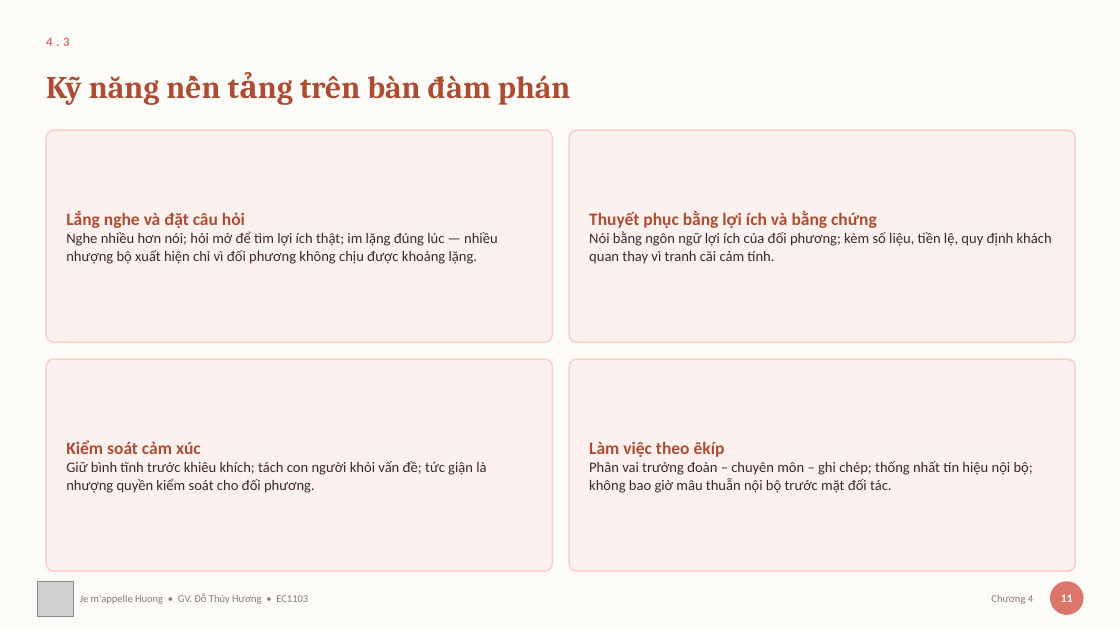
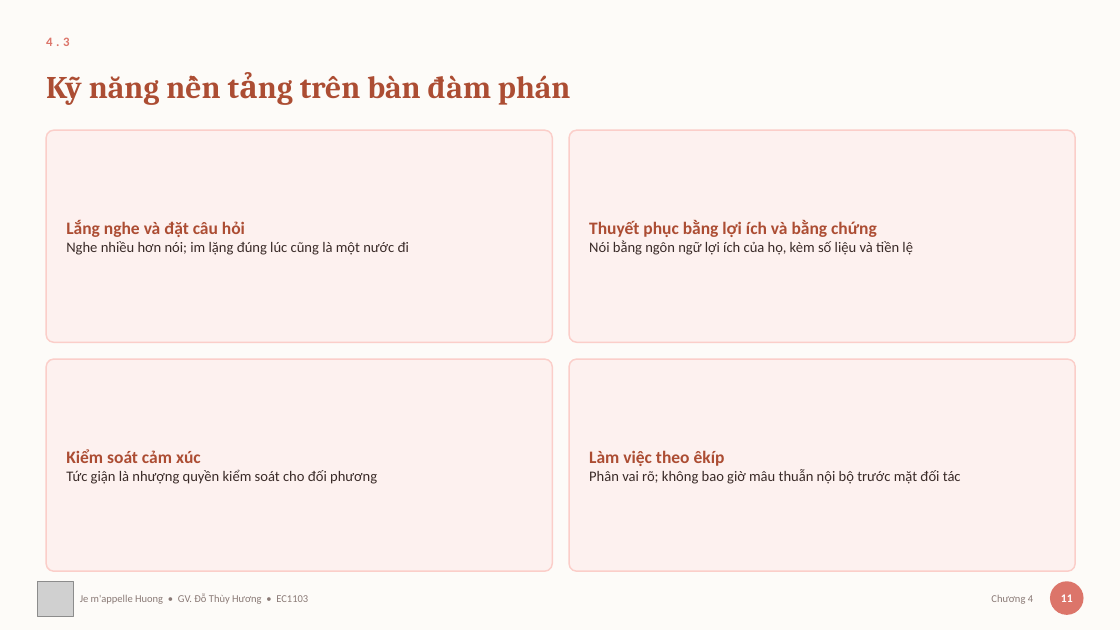
Before and after one commit to thuyhuongctu/ComDraft, a slide deck: slide 15 of slides/04-dam-phan.pptx. Drawn at 1120x630 pixels with LibreOffice and Linux fonts; fonts in the diff are those of the drawing; grey boxes stand for pictures. Boxes give left, top, right and bottom in pixels: in the first picture for what was removed or moved away, otherwise in the second. Text is boxed around its words. In the diff, an @@ line names an element or a change of style, - is before the commit and + after.

Commit message:
Bớt chữ trên slide Chương 3, 4 và 5
Tiếp đợt bớt chữ, vẫn theo quy ước Chương 1 đã đặt: thân thẻ rút từ câu văn
28–41 chữ xuống cụm 8–14 chữ, đoạn văn bị rút đưa vào ghi chú giảng bài dưới
mục "NÓI ĐỦ Ý (phần đã rút khỏi slide)".

                trước      sau
  Chương 3      97,0  →   80,1 chữ/slide
  Chương 4      98,9  →   82,5
  Chương 5      91,8  →   78,9

Cả năm chương bài giảng nay nằm trong khoảng 76–83 chữ mỗi slide, thay vì
95–105 như trước.

91 thân thẻ đổi chữ, 20 khối NÓI ĐỦ Ý thêm vào ghi chú.

Không đụng tới slide hoạt động nhóm và slide bài tập — những slide ấy giao
nhiệm vụ cho sinh viên nên phải viết đủ, rút gọn là mất thông tin. Cũng
không đụng năm slide đã thay bằng hình, vì chữ trên đó bị add_images.py xoá
lúc dựng.

Đã chạy lại xuat_slide.py, 131 ảnh trong ứng dụng khớp bộ slide mới. Nâng
PHIEN_BAN lên comdraft-v20. Bộ kiểm tra 24/24.

Còn lại: ba bài thực hành (bai-2 vẫn 111 chữ/slide, dày nhất), và bộ slide
tiếng Anh.

```diff
--- a/slides/04-dam-phan.pptx
+++ b/slides/04-dam-phan.pptx
@@ text at box(66, 241, 409, 255): text changed @@
-Nghe nhiều hơn nói; hỏi mở để tìm lợi ích thật; im lặng đúng lúc — nhiều nhượng bộ xuất hiện chỉ vì đối phương không chịu được khoảng lặng.
+Nghe nhiều hơn nói; im lặng đúng lúc cũng là một nước đi
@@ text at box(589, 240, 913, 255): text changed @@
-Nói bằng ngôn ngữ lợi ích của đối phương; kèm số liệu, tiền lệ, quy định khách quan thay vì tranh cãi cảm tính.
+Nói bằng ngôn ngữ lợi ích của họ, kèm số liệu và tiền lệ
@@ text at box(66, 469, 377, 484): text changed @@
-Giữ bình tĩnh trước khiêu khích; tách con người khỏi vấn đề; tức giận là nhượng quyền kiểm soát cho đối phương.
+Tức giận là nhượng quyền kiểm soát cho đối phương
@@ text at box(589, 469, 961, 484): text changed @@
-Phân vai trưởng đoàn – chuyên môn – ghi chép; thống nhất tín hiệu nội bộ; không bao giờ mâu thuẫn nội bộ trước mặt đối tác.
+Phân vai rõ; không bao giờ mâu thuẫn nội bộ trước mặt đối tác
```
Also in this commit, not shown: 5 other slides changed, 30 other files.
